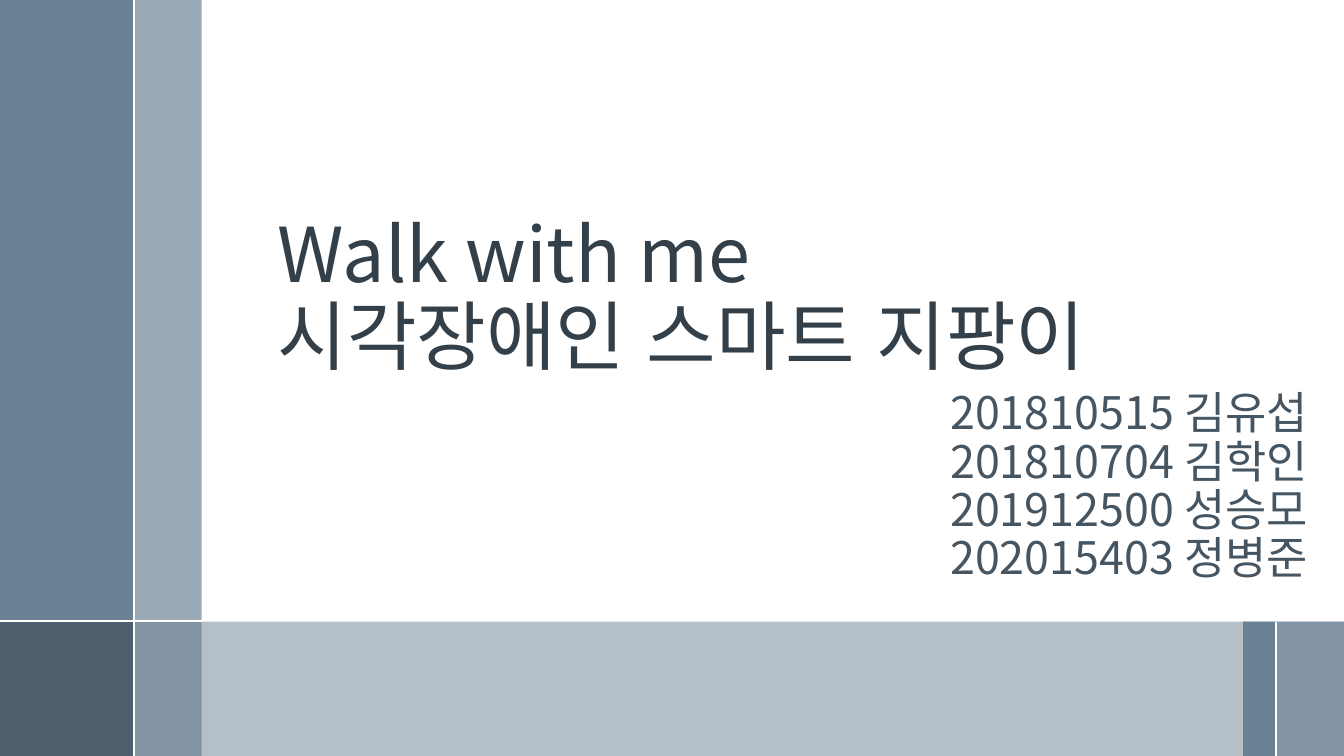
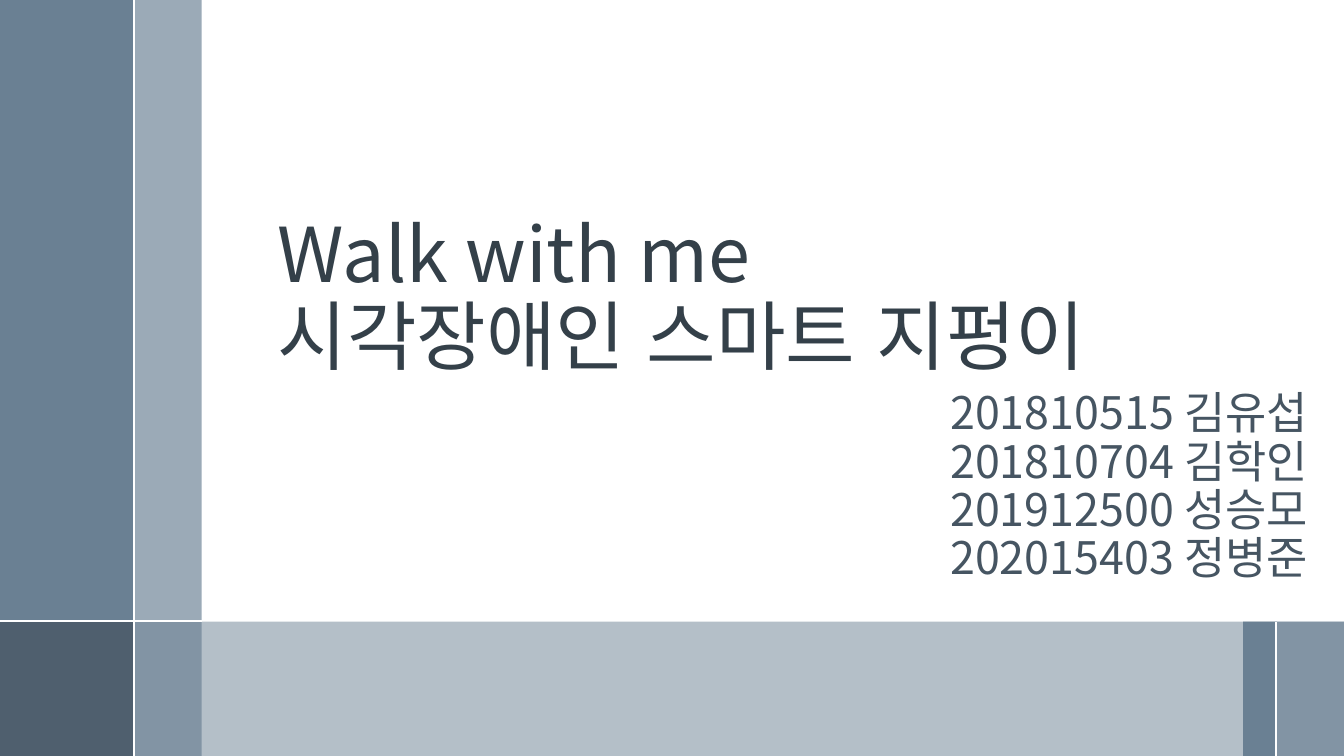
Before and after one commit to Rure00/Capstone_Project, a slide deck: slide 1 of 연구계획/4조_연구계획.pptx. Drawn at 1344x756 pixels with LibreOffice and Linux fonts; fonts in the diff are those of the drawing. Boxes give left, top, right and bottom in pixels: in the first picture for what was removed or moved away, otherwise in the second. Text is boxed around its words. In the diff, an @@ line names an element or a change of style, - is before the commit and + after.

Commit message:
Update 4조_연구계획.pptx
지팡이 -> 지펑이

```diff
--- a/연구계획/4조_연구계획.pptx
+++ b/연구계획/4조_연구계획.pptx
@@ title at bbox=[278, 222, 1086, 370]: text changed @@
-Walk with me
-시각장애인 스마트 지팡이
+Walk with me
+시각장애인 스마트 지펑이
```
